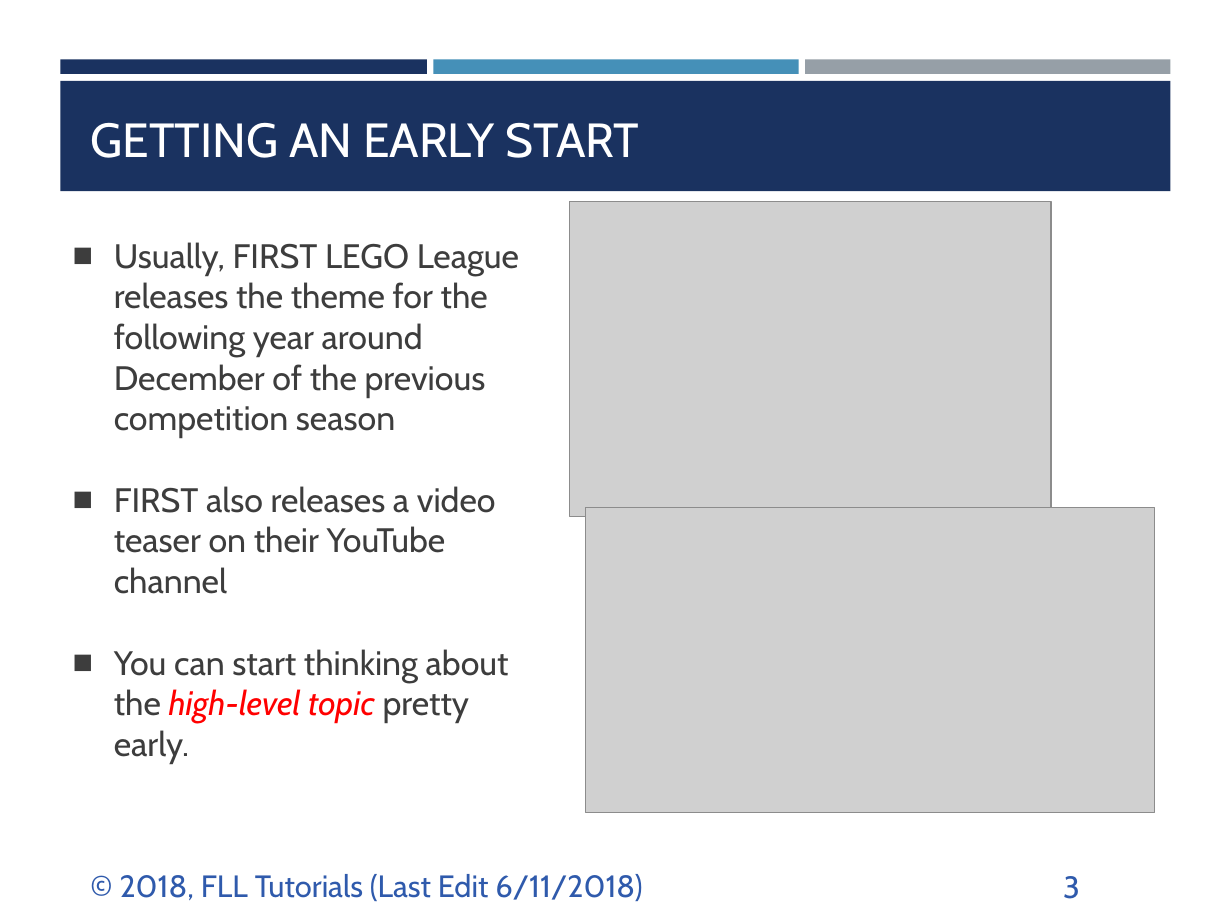
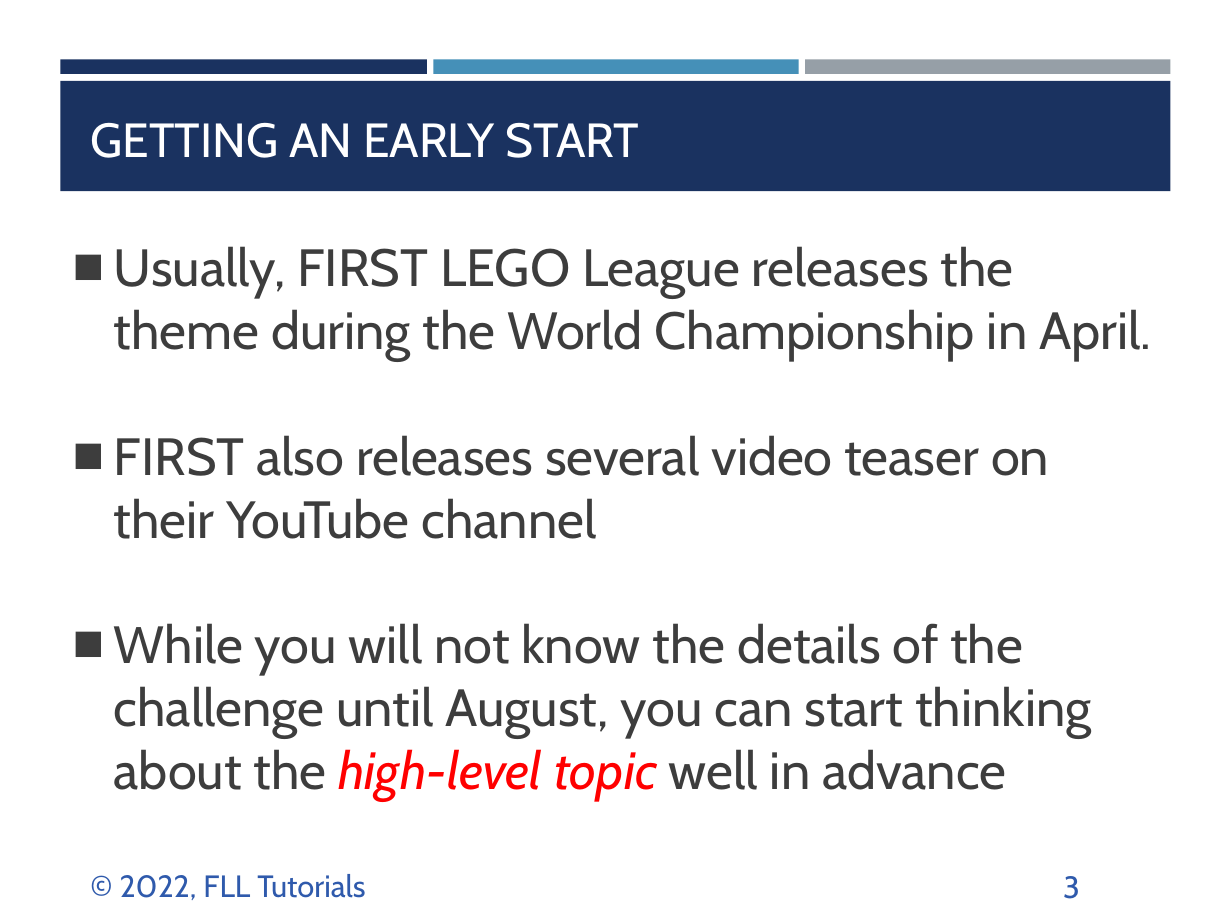
Before and after one commit to ev3lessons/FLL-Tutorials, a slide deck: slide 3 of translations/en-us/Project/Identify.pptx. Drawn at 1232x924 pixels with LibreOffice and Linux fonts; fonts in the diff are those of the drawing; grey boxes stand for pictures. Boxes give left, top, right and bottom in pixels: in the first picture for what was removed or moved away, otherwise in the second. Text is boxed around its words. In the diff, an @@ line names an element or a change of style, - is before the commit and + after.

```diff
--- a/translations/en-us/Project/Identify.pptx
+++ b/translations/en-us/Project/Identify.pptx
@@ picture removed at (569, 202, 1051, 517) @@
@@ text at (114, 246, 1151, 801): text changed; size 19.8 to 30.6 pt @@
-■ Usually, FIRST LEGO League releases the theme for the following year around December of the previous competition season
-■ FIRST also releases a video teaser on their YouTube channel
-■ You can start thinking about the high-level topic pretty early.
+■ Usually, FIRST LEGO League releases the theme during the World Championship in April.
+■ FIRST also releases several video teaser on their YouTube channel
+■ While you will not know the details of the challenge until August, you can start thinking about the high-level topic well in advance
@@ picture removed at (585, 508, 1154, 812) @@
@@ text at (120, 874, 365, 900): text changed @@
-© 2018, FLL Tutorials (Last Edit 6/11/2018)
+© 2022, FLL Tutorials
```
Also in this commit, not shown: 7 other slides changed, 2 slides added, 10 other files.
